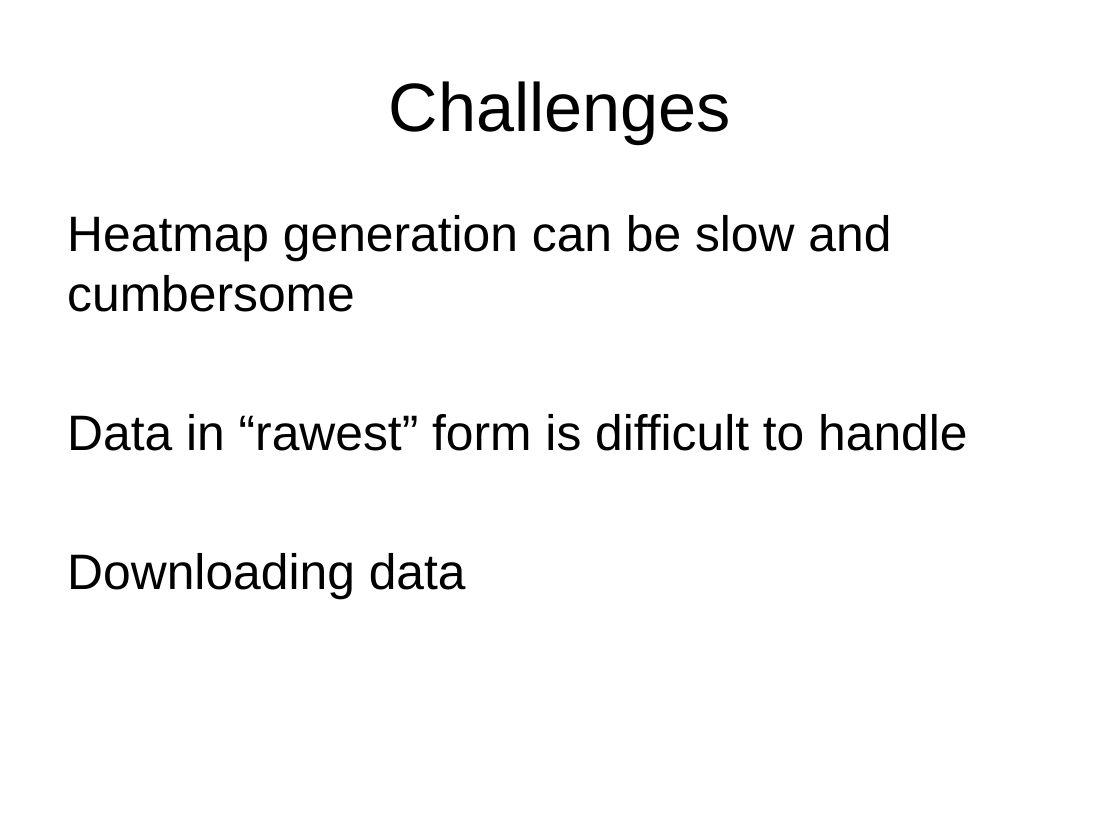
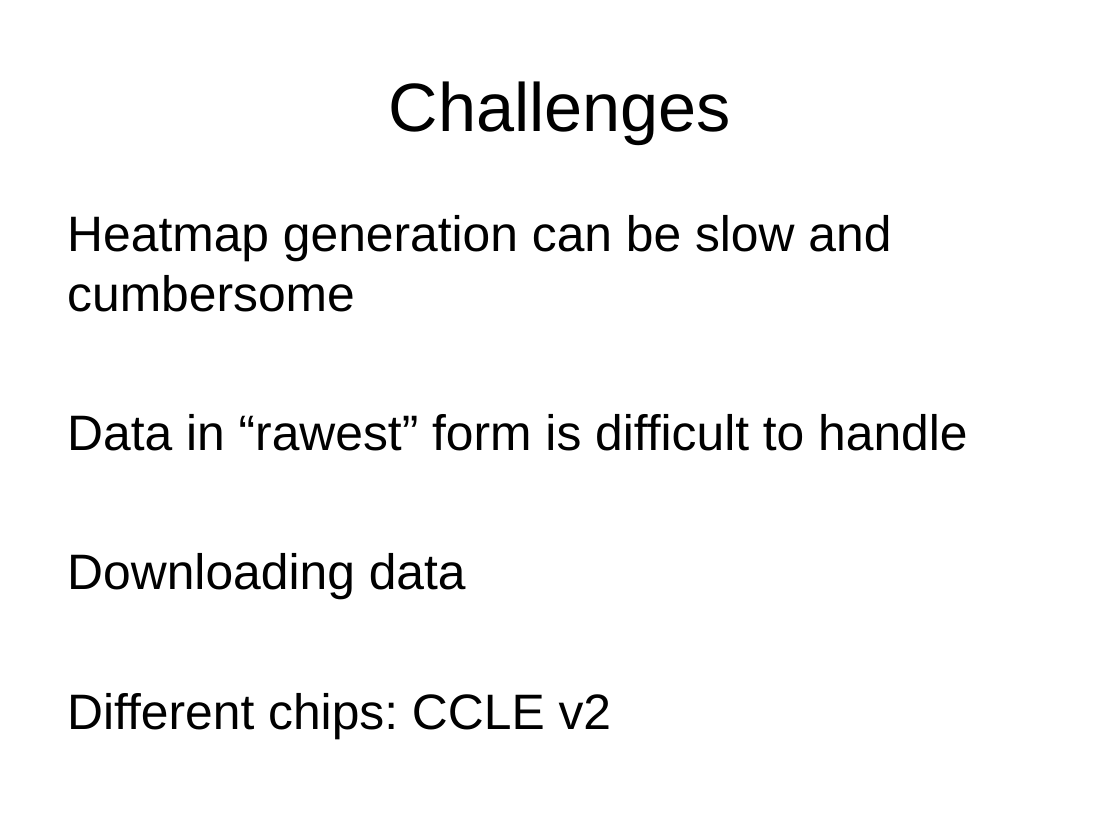
Before and after one commit to eotles/CS838, a slide deck: slide 18 of ProjectPresentation.pptx (slide 17 before the commit). Drawn at 1120x840 pixels with LibreOffice and Linux fonts; fonts in the diff are those of the drawing. Boxes give left, top, right and bottom in pixels: in the first picture for what was removed or moved away, otherwise in the second. Text is boxed around its words. In the diff, an @@ line names an element or a change of style, - is before the commit and + after.

```diff
--- a/ProjectPresentation.pptx
+++ b/ProjectPresentation.pptx
@@ text at (67, 693, 612, 739): paragraph added @@
+Different chips: CCLE v2
```
Also in this commit, not shown: 2 other slides changed, 1 slide added, 1 other file.
